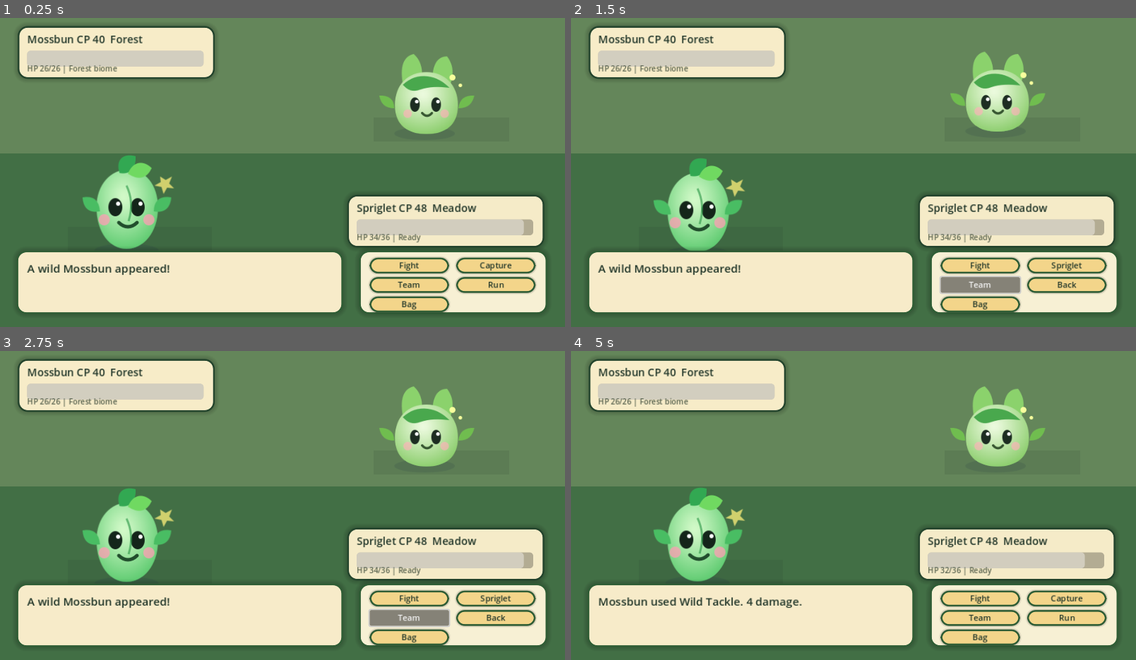
Above: before the commit, frames 1-4 (two rows, left to right).
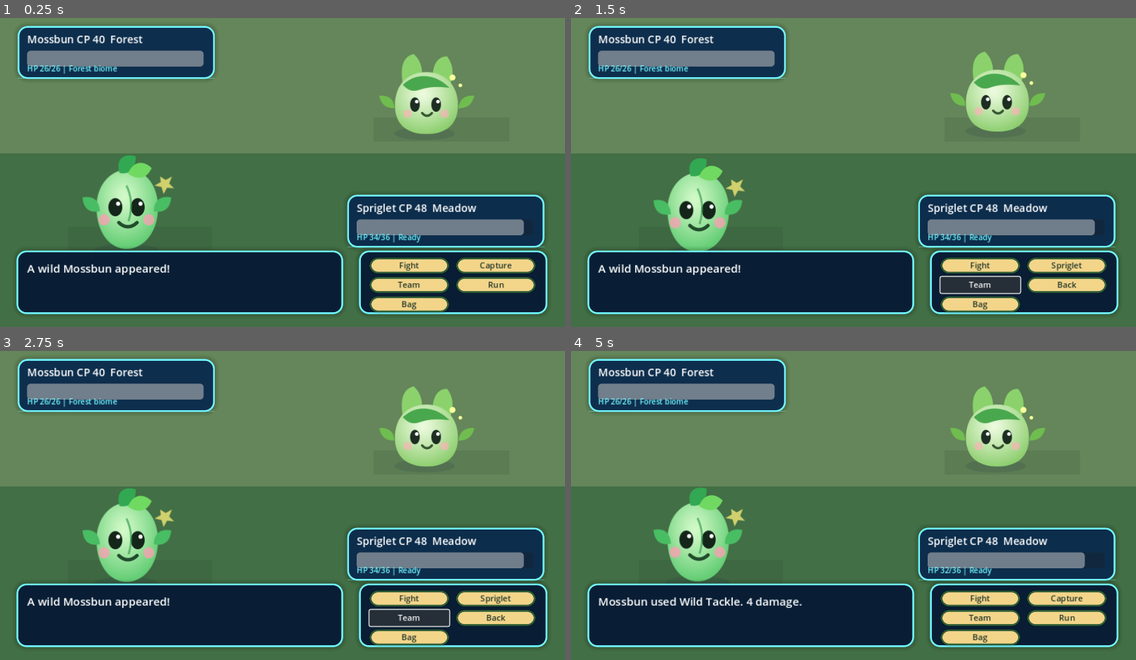
Above: after the commit, the same moments.

Repository: shinmosy/tiny-tamer-meadow-path
Game: Godot game, scene res://scenes/Battle.tscn
Two runs of this game, one before a commit and one after it. Both use one fixed random seed, a clock stepped at 60 frames per second and the inputs below. This scene is started directly instead of the project's main scene.
Inputs:
- Up to frame 1 (0.25 s): no input
- Up to frame 2 (1.5 s): click "Fight" at 0.5 s; click "Team" at 1.25 s
- Up to frame 3 (2.75 s): hold D (move_right) from 2.03 s (still down); tap E (interact) at 2.1 s
- Up to frame 4 (5 s): release D (move_right) at 2.75 s; click "Bag" at 2.75 s; click "Heal Berry" at 3.5 s; hold S (move_down) from 4.28 s (still down); tap E (interact) at 4.35 s

The runs differ from the first frame. In frame 1, 28% of the frame differs, in the area x 2-97%, y 2-96%; in frame 2, 28%; in frame 3, 28%; in frame 4, 28%.

Commit message:
feat: phase 5 modern UI overhaul with new player avatar and collection dex

Diff:
--- a/godot/assets/sprites/player.svg
+++ b/godot/assets/sprites/player.svg
@@ -1,28 +1,27 @@
 <svg xmlns="http://www.w3.org/2000/svg" viewBox="0 0 100 100">
-  <defs>
-    <radialGradient id="grad4" cx="50%" cy="50%" r="50%">
-      <stop offset="0%" stop-color="#ef5350" />
-      <stop offset="100%" stop-color="#c62828" />
-    </radialGradient>
-  </defs>
-  <!-- shadow -->
-  <ellipse cx="50" cy="80" rx="22" ry="7" fill="#000" opacity="0.3"/>
-  <!-- backpack -->
-  <rect x="25" y="40" width="50" height="25" rx="5" fill="#fff176" stroke="#fbc02d" stroke-width="2"/>
-  <!-- body/jacket -->
-  <rect x="35" y="45" width="30" height="30" rx="8" fill="#1976d2" stroke="#0d47a1" stroke-width="2"/>
-  <!-- arms -->
-  <path d="M 35 50 Q 25 60 30 70" fill="none" stroke="#1976d2" stroke-width="8" stroke-linecap="round"/>
-  <path d="M 65 50 Q 75 60 70 70" fill="none" stroke="#1976d2" stroke-width="8" stroke-linecap="round"/>
-  <!-- hands -->
-  <circle cx="30" cy="70" r="4" fill="#ffccbc"/>
-  <circle cx="70" cy="70" r="4" fill="#ffccbc"/>
-  <!-- head -->
-  <circle cx="50" cy="35" r="18" fill="#ffccbc" stroke="#d84315" stroke-width="2"/>
-  <!-- hat -->
-  <path d="M 30 35 A 20 20 0 0 1 70 35 Z" fill="url(#grad4)" stroke="#b71c1c" stroke-width="2"/>
-  <path d="M 22 35 Q 50 45 78 35" fill="none" stroke="#fff" stroke-width="4" stroke-linecap="round"/>
-  <!-- hair -->
-  <path d="M 32 35 Q 35 48 40 35" fill="#3e2723" stroke="#212121" stroke-width="1"/>
-  <path d="M 68 35 Q 65 48 60 35" fill="#3e2723" stroke="#212121" stroke-width="1"/>
+<rect width="100" height="100" fill="none"/>
+<!-- Shadow glow -->
+<ellipse cx="50" cy="85" rx="25" ry="10" fill="#71f7ff" opacity="0.3"/>
+<!-- Boots -->
+<path d="M40 70 L40 85 L35 85 Z" fill="#071c35"/>
+<path d="M60 70 L60 85 L65 85 Z" fill="#071c35"/>
+<!-- Pants -->
+<rect x="38" y="55" width="24" height="15" fill="#1c2c35"/>
+<!-- Cyber jacket / coat -->
+<path d="M35 35 L65 35 L65 60 L35 60 Z" fill="#ffffff" stroke="#33b6ac" stroke-width="2"/>
+<path d="M48 35 L48 60 Z" stroke="#33b6ac" stroke-width="2"/>
+<rect x="46" y="42" width="8" height="8" fill="#71f7ff" rx="4"/>
+<!-- Arms -->
+<path d="M35 38 L25 55 L28 58 L38 41 Z" fill="#ffffff"/>
+<path d="M65 38 L75 55 L72 58 L62 41 Z" fill="#ffffff"/>
+<!-- Scanner Device on wrist -->
+<rect x="23" y="50" width="8" height="6" fill="#071c35" rx="2"/>
+<circle cx="27" cy="53" r="1.5" fill="#71f7ff"/>
+<!-- Head/Cap -->
+<rect x="38" y="15" width="24" height="20" fill="#ffcdb2" rx="10"/>
+<path d="M35 18 L65 18 L60 10 L40 10 Z" fill="#071c35"/>
+<path d="M35 18 L65 18 L65 22 L35 22 Z" fill="#33b6ac"/>
+<!-- Eyes -->
+<circle cx="45" cy="27" r="2" fill="#071c35"/>
+<circle cx="55" cy="27" r="2" fill="#071c35"/>
 </svg>
--- a/godot/scripts/BattleManager.gd
+++ b/godot/scripts/BattleManager.gd
@@ -42,19 +42,20 @@
 	enemy_mon = TextureRect.new(); enemy_mon.texture = load(GameState.enemy_sprite); enemy_mon.position=Vector2(635,65); enemy_mon.size=Vector2(175,175); enemy_mon.stretch_mode=TextureRect.STRETCH_KEEP_ASPECT_CENTERED; add_child(enemy_mon)
 	_start_idle(player_mon, 7, 1.2); _start_idle(enemy_mon, -6, 1.15)
 
-	var log_panel := Panel.new(); log_panel.position=Vector2(28,410); log_panel.size=Vector2(555,108); log_panel.add_theme_stylebox_override("panel", UITheme.panel_style(Color("#fff1cf", .96), Color("#2f5d35"), 16)); add_child(log_panel)
-	battle_log = Label.new(); battle_log.position=Vector2(18,16 …(160 unchanged characters)… .add_theme_color_override("font_color", UITheme.INK); log_panel.add_child(battle_log)
-
-	var menu_panel := Panel.new(); menu_panel.position=Vector2(610,410); menu_panel.size=Vector2(320,108); menu_panel.add_theme_stylebox_override("panel", UITheme.panel_style(Color("#fff6da", .96), Color("#2f5d35"), 16)); add_child(menu_panel)
+	var log_panel := Panel.new(); log_panel.position=Vector2(28,410); log_panel.size=Vector2(555,108); log_panel.add_theme_stylebox_override("panel", UITheme.panel_style(Color("#071c35", .96), Color("#71f7ff"), 16)); add_child(log_panel)
+	battle_log = Label.new(); battle_log.position=Vector2(18,16 …(160 unchanged characters)… .add_theme_color_override("font_color", Color("#ffffff")); log_panel.add_child(battle_log)
+
+	var menu_panel := Panel.new(); menu_panel.position=Vector2(610,410); menu_panel.size=Vector2(320,108); menu_panel.add_theme_stylebox_override("panel", UITheme.panel_style(Color("#071c35", .96), Color("#71f7ff"), 16)); add_child(menu_panel)
 	command_box = VBoxContainer.new(); command_box.position=Vector2(18,12); command_box.size=Vector2(135,86); command_box.add_theme_constant_override("separation", 6); menu_panel.add_child(command_box)
 	submenu_box = VBoxContainer.new(); submenu_box.position=Vector2(165,12); submenu_box.size=Vector2(135,86); submenu_box.add_theme_constant_override("separation", 6); menu_panel.add_child(submenu_box)
 	_show_commands()
 
 func _status_card(pos: Vector2, enemy: bool) -> Panel:
-	var p := Panel.new(); p.position=pos; p.size=Vector2(335,90); p.add_theme_stylebox_override("panel", UITheme.panel_style(Color("#fff2cf", .95), Color("#24452d"), 16))
-	var info := Label.new(); info.position=Vector2(16,10); info.size=Vector2(300,26); info.add_theme_font_size_override("font_size",18); info.add_theme_color_override("font_color", UITheme.INK); p.add_child(info)
+	var p := Panel.new(); p.position=pos; p.size=Vector2(335,90); p.add_theme_stylebox_override("panel", UITheme.panel_style(Color("#0b2b4d", .95), Color("#71f7ff"), 16))
+	var glow := ColorRect.new(); glow.color = Color("#71f7ff", 0.4); glow.position = Vector2(0, 88); glow.size = Vector2(335, 2); p.add_child(glow)
+	var info := Label.new(); info.position=Vector2(16,10); info.size=Vector2(300,26); info.add_theme_font_size_override("font_size",18); info.add_theme_color_override("font_color", Color("#ffffff")); p.add_child(info)
 	var bar := ProgressBar.new(); bar.position=Vector2(16,42); bar.size=Vector2(300,18); bar.show_percentage=false; p.add_child(bar)
-	var status := Label.new(); status.name="Status"; status.position=Vector2(16,63); status.size=Vector2(300,20); status.add_theme_font_size_override("font_size",13); status.add_theme_color_override("font_color", Color("#57614d")); p.add_child(status)
+	var status := Label.new(); status.name="Status"; status.position=Vector2(16,63); status.size=Vector2(300,20); status.add_theme_font_size_override("font_size",13); status.add_theme_color_override("font_color", Color("#71f7ff")); p.add_child(status)
 	if enemy:
 		enemy_info=info; enemy_hp_bar=bar
 	else:
--- a/godot/scripts/MonsterDex.gd
+++ b/godot/scripts/MonsterDex.gd
@@ -8,22 +8,24 @@
 	var b := Button.new(); b.text=text; b.position=pos; b.size=Vector2(150,34); b.add_theme_font_size_override("font_size",15); b.add_theme_color_override("font_color", UITheme.INK); b.add_theme_stylebox_override("normal", UITheme.button_style()); b.pressed.connect(cb); return b
 
 func _build_ui() -> void:
-	var bg := ColorRect.new(); bg.color=Color("#2d4b33"); bg.set_anchors_preset(Control.PRESET_FULL_RECT); add_child(bg)
-	var book := Panel.new(); book.position=Vector2(55,35); book.size=Vector2(850,470); book.add_theme_stylebox_override("panel", UITheme.panel_style(Color("#fff0ca"), Color("#24452d"), 20)); add_child(book)
-	var title := Label.new(); title.text="Meadow Dex Journal"; title.position=Vector2(0,20); title.size=Vector2(850,42); title.horizontal_alignment=HORIZONTAL_ALIGNMENT_CENTER; title.add_theme_font_size_override("font_size",34); title.add_theme_color_override("font_color",UITheme.INK); book.add_child(title)
-	var summary := Label.new(); summary.text="Caught %d / 12   Team: %s   Active: %s" % [GameState.caught_critters.size(), str(GameState.team), GameState.active_companion]; summary.position=Vector2(70,68); summary.size=Vector2(710,28); summary.horizontal_alignment=HORIZONTAL_ALIGNMENT_CENTER; summary.add_theme_font_size_override("font_size",18); summary.add_theme_color_override("font_color",Color("#4e624b")); book.add_child(summary)
+	var bg := ColorRect.new(); bg.color=Color("#051629"); bg.set_anchors_preset(Control.PRESET_FULL_RECT); add_child(bg)
+	var book := Panel.new(); book.position=Vector2(55,35); book.size=Vector2(850,470); book.add_theme_stylebox_override("panel", UITheme.panel_style(Color("#0a2a4f"), Color("#71f7ff"), 20)); add_child(book)
+	var glow := ColorRect.new(); glow.color=Color("#71f7ff", 0.35); glow.position=Vector2(0,466); glow.size=Vector2(850,4); book.add_child(glow)
+	var title := Label.new(); title.text="CREATURE COLLECTION"; title.position=Vector2(0,20); title.size=Vector2(850,42); title.horizontal_alignment=HORIZONTAL_ALIGNMENT_CENTER; title.add_theme_font_size_override("font_size",34); title.add_theme_color_override("font_color",Color("#ffffff")); book.add_child(title)
+	var summary := Label.new(); summary.text="Caught %d / 12   Team: %s   Active: %s" % [GameState.caught_critters.size(), str(GameState.team), GameState.active_companion]; summary.position=Vector2(70,68); summary.size=Vector2(710,28); summary.horizontal_alignment=HORIZONTAL_ALIGNMENT_CENTER; summary.add_theme_font_size_override("font_size",18); summary.add_theme_color_override("font_color",Color("#71f7ff")); book.add_child(summary)
 	var names := GameState.get_monster_names()
 	names.erase("Bramblehorn")
 	for i in range(names.size()):
 		var name = names[i]
 		var m = GameState.get_monster_data(name)
 		var col = i % 4; var row = i / 4
-		var card := Panel.new(); card.position=Vector2(35 + col*200, 110 + row*110); card.size=Vector2(180, 96); card.add_theme_stylebox_override("panel", UITheme.panel_style(Color("#fff9df"), UITheme.type_color(m.get("type","Meadow")), 14)); book.add_child(card)
+		var card := Panel.new(); card.position=Vector2(35 + col*200, 110 + row*110); card.size=Vector2(180, 96); card.add_theme_stylebox_override("panel", UITheme.panel_style(Color("#113763"), UITheme.type_color(m.get("type","Meadow")), 14)); book.add_child(card)
 		var icon := TextureRect.new(); icon.texture=load(m.get("sprite")); icon.position=Vector2(8,10); icon.size=Vector2(64,64); icon.stretch_mode=TextureRect.STRETCH_KEEP_ASPECT_CENTERED; card.add_child(icon)
 		var caught: bool = name == "Spriglet" or GameState.caught_critters.has(name)
-		var label := Label.new(); label.text = name if caught else "???"; label.position=Vector2(76,8); label.size=Vector2(96,24); label.add_theme_font_size_override("font_size",17); label.add_theme_color_override("font_color",UITheme.INK); card.add_child(label)
-		var meta := Label.new(); meta.text = "%s | CP %s" % [m.get("type"), str(GameState.caught_cp.get(name, m.get("cp_min"))) if caught else "?"]; meta.position=Vector2(76,34); meta.size=Vector2(98,22); meta.add_theme_font_size_override("font_size",13); meta.add_theme_color_override("font_color",Color("#4f604c")); card.add_child(meta)
-		var role := Label.new(); role.text = m.get("role", ""); role.position=Vector2(76,55); role.size=Vector2(98,18); role.add_theme_font_size_override("font_size",11); role.add_theme_color_override("font_color",Color("#67715f")); card.add_child(role)
+		var plate := ColorRect.new(); plate.color=Color("#031221"); plate.position=Vector2(70,8); plate.size=Vector2(100,24); card.add_child(plate)
+		var label := Label.new(); label.text = name.to_upper() if caught else "???"; label.position=Vector2(74,8); label.size=Vector2(92,24); label.add_theme_font_size_override("font_size",15); label.add_theme_color_override("font_color",Color("#ffffff")); card.add_child(label)
+		var meta := Label.new(); meta.text = "%s | CP %s" % [m.get("type"), str(GameState.caught_cp.get(name, m.get("cp_min"))) if caught else "?"]; meta.position=Vector2(76,34); meta.size=Vector2(98,22); meta.add_theme_font_size_override("font_size",13); meta.add_theme_color_override("font_color",Color("#a9c2cf")); card.add_child(meta)
+		var role := Label.new(); role.text = m.get("role", ""); role.position=Vector2(76,55); role.size=Vector2(98,18); role.add_theme_font_size_override("font_size",11); role.add_theme_color_override("font_color",Color("#5d8db5")); card.add_child(role)
 		if caught:
 			var use := Button.new(); use.text = "Active" if GameState.active_companion == name else "Use"; use.position=Vector2( …(232 unchanged characters)…
 	var back := _button("Back", Vector2(350, 425), _back); book.add_child(back)
--- a/godot/scripts/Overworld.gd
+++ b/godot/scripts/Overworld.gd
@@ -138,11 +138,12 @@
 
 func _build_hud() -> void:
 	var layer := CanvasLayer.new(); layer.layer = 8; add_child(layer)
-	var panel := Panel.new(); panel.position=Vector2(18,16); panel.size=Vector2(410,112); panel.add_theme_stylebox_override("panel", UITheme.panel_style(Color("#fff3d7", .93), Color("#2f5d35"), 16)); layer.add_child(panel)
-	biome_badge = Label.new(); biome_badge.position=Vector2(20,12); biome_badge.size=Vector2(370,24); biome_badge.add_theme_font_size_override("font_size",18); biome_badge.add_theme_color_override("font_color", UITheme.INK); panel.add_child(biome_badge)
-	hud_status = Label.new(); hud_status.position=Vector2(20,40); hud_status.size=Vector2(370,24); hud_status.add_theme_font_size_override("font_size",16); hud_status.add_theme_color_override("font_color", Color("#456145")); panel.add_child(hud_status)
-	hud_quest = Label.new(); hud_quest.position=Vector2(20,66); hud_quest.size=Vector2(370,38); hud_quest.autowrap_mode=TextServer.AUTOWRAP_WORD_SMART; hud_quest.add_theme_font_size_override("font_size",14); hud_quest.add_theme_color_override("font_color", Color("#5e4728")); panel.add_child(hud_quest)
-	toast_label = Label.new(); toast_label.position=Vector2(260, 470); toast_label.size=Vector2(440, 36); toast_label.horizontal_alignment=HORIZONTAL_ALIGNMENT_CENTER; toast_label.add_theme_font_size_override("font_size",18); toast_label.add_theme_color_override("font_color", Color("#fff5d8")); layer.add_child(toast_label)
+	var panel := Panel.new(); panel.position=Vector2(18,16); panel.size=Vector2(410,112); panel.add_theme_stylebox_override("panel", UITheme.panel_style(Color("#071c35", .93), Color("#71f7ff"), 16)); layer.add_child(panel)
+	var glow := ColorRect.new(); glow.color = Color("#71f7ff", 0.4); glow.position = Vector2(0, 110); glow.size = Vector2(410, 2); panel.add_child(glow)
+	biome_badge = Label.new(); biome_badge.position=Vector2(20,12); biome_badge.size=Vector2(370,24); biome_badge.add_theme_font_size_override("font_size",18); biome_badge.add_theme_color_override("font_color", Color("#ffffff")); panel.add_child(biome_badge)
+	hud_status = Label.new(); hud_status.position=Vector2(20,40); hud_status.size=Vector2(370,24); hud_status.add_theme_font_size_override("font_size",16); hud_status.add_theme_color_override("font_color", Color("#71f7ff")); panel.add_child(hud_status)
+	hud_quest = Label.new(); hud_quest.position=Vector2(20,66); hud_quest.size=Vector2(370,38); hud_quest.autowrap_mode=TextServer.AUTOWRAP_WORD_SMART; hud_quest.add_theme_font_size_override("font_size",14); hud_quest.add_theme_color_override("font_color", Color("#a9c2cf")); panel.add_child(hud_quest)
+	toast_label = Label.new(); toast_label.position=Vector2(260, 470); toast_label.size=Vector2(440, 36); toast_label.horizontal_alignment=HORIZONTAL_ALIGNMENT_CENTER; toast_label.add_theme_font_size_override("font_size",18); toast_label.add_theme_color_override("font_color", Color("#71f7ff")); toast_label.add_theme_color_override("font_shadow_color", Color("#092437")); layer.add_child(toast_label)
 
 func _update_hud() -> void:
 	biome_badge.text = "Route: %s" % GameState.current_biome
--- a/godot/scripts/UITheme.gd
+++ b/godot/scripts/UITheme.gd
@@ -24,12 +24,20 @@
 	sb.shadow_size = 3
 	return sb
 
-func type_color(t: String) -> Color:
-	match t:
-		"Meadow": return Color("#7cc96f")
-		"Forest": return Color("#3f7f4c")
-		"Water": return Color("#5aaee8")
-		"Stone": return Color("#978974")
-		"Bloom": return Color("#df72b5")
-		"Ember": return Color("#e0773e")
-		_: return Color("#c6b48a")
+func type_color(type: String) -> Color:
+	match type:
+		"Meadow": return Color("#33b6ac")
+		"Forest": return Color("#4f8d55")
+		"Water": return Color("#3a9ad8")
+		"Stone": return Color("#8a7c6b")
+		"Bloom": return Color("#d86c94")
+		"Ember": return Color("#d86b3a")
+		"Fire": return Color("#e25822")
+		"Electric": return Color("#f2ca35")
+		"Air": return Color("#8ec9db")
+		"Sound": return Color("#a65cd9")
+		"Ghost": return Color("#533c75")
+		"Light": return Color("#f9e984")
+		"Shadow": return Color("#2c2b3d")
+		"Tech": return Color("#5c6875")
+		_: return Color("#33b6ac")
Not shown, changed: public/index.html
Not shown, changed: public/index.pck
